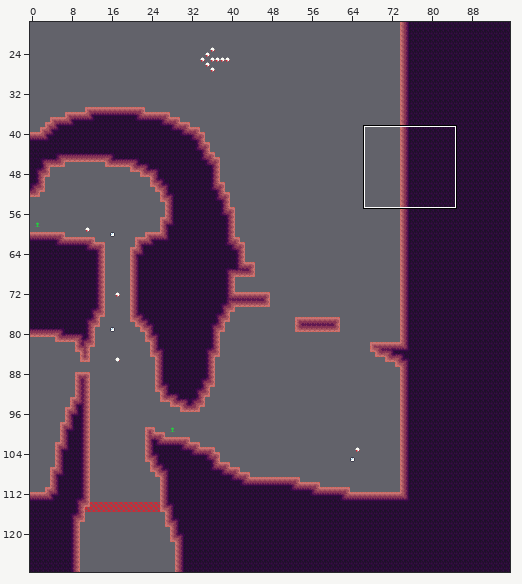
A Tiled map gets an edit: mapping_tools/tilemaps/dirt4.tmx. The picture above shows the old version from afar; the outline marks the close-up.
Close-up. First the earlier version:
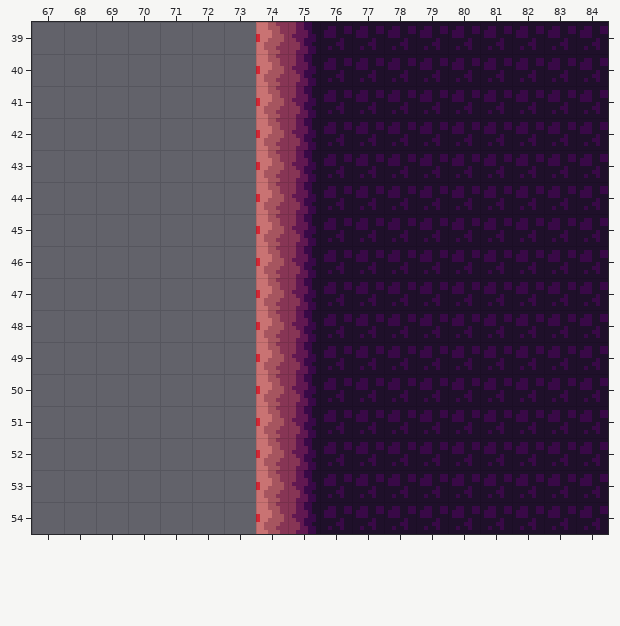
Cells are 8x8 px. Shown: x 67..84, y 39..54. The commit also changed other parts of the map, which this record leaves out.
And afterwards:
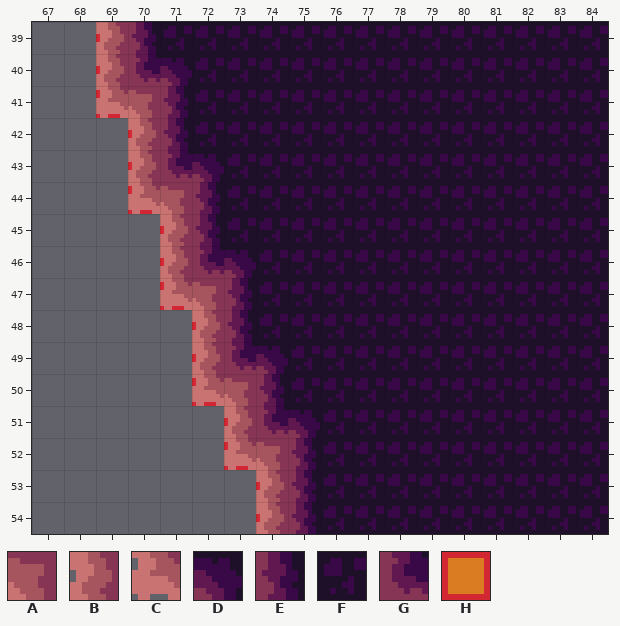
Key: from "dirt": A 4, B 13, C 26, D 61, E 62, F 63, G 75; from "tools": H 1 "ground".
_ is an empty cell.
What changed:
Layer "draft":
y 39..41: x 69 _ -> H
y 42..44: x 70 _ -> H
y 45..47: x 71 _ -> H
y 48..50: x 72 _ -> H
y 51..52: x 73 _ -> H
Layer "map":
y 39: x 69..75 _____BE -> BEFFFFF
y 40: x 69..75 _____BE -> BGDFFFF
y 41: x 69..75 _____BE -> CAEFFFF
y 42: x 70..75 ____BE -> BEFFFF
y 43: x 70..75 ____BE -> BGDFFF
y 44: x 70..75 ____BE -> CAEFFF
y 45: x 71..75 ___BE -> BEFFF
y 46: x 71..75 ___BE -> BGDFF
y 47: x 71..75 ___BE -> CAEFF
y 48: x 72..75 __BE -> BEFF
y 49: x 72..75 __BE -> BGDF
y 50: x 72..75 __BE -> CAEF
y 51: x 73..75 _BE -> BGD
y 52: x 73..74 _B -> CA
Where, in picture pixels (left, top, right, bottom), the same in both close-ups:
changed: (96, 22, 320, 470)
